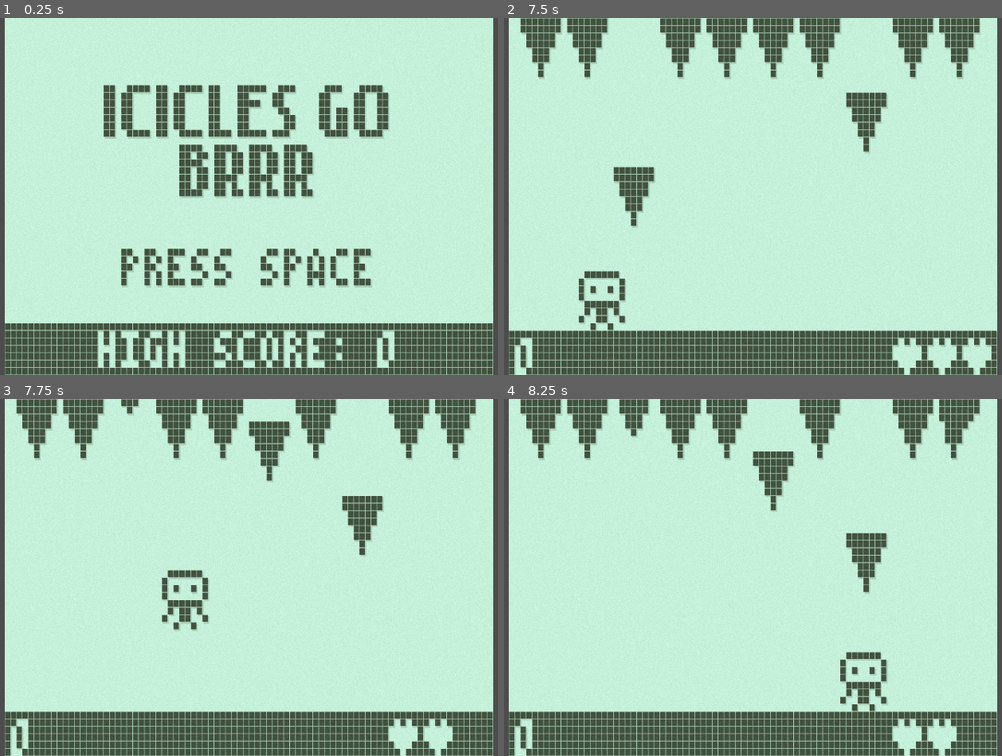
Above: before the commit, frames 1-4 (two rows, left to right).
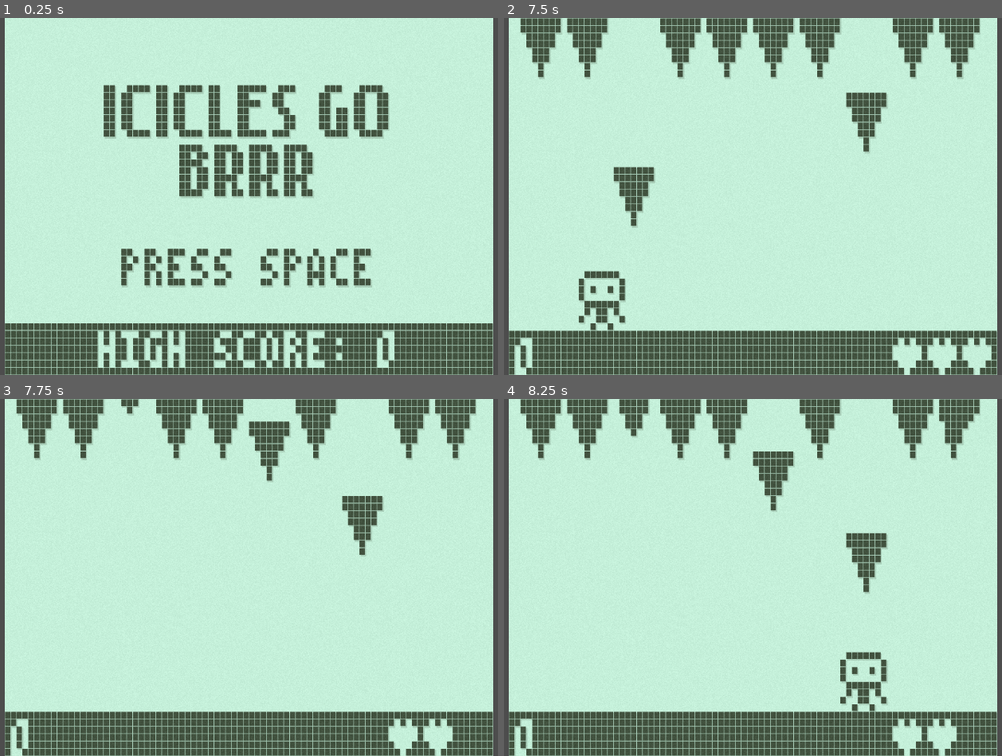
Above: after the commit, the same moments.

Repository: Qowface/nokiajam-6
Game: Godot game, scene res://main.tscn
Same seed, same stepped clock (60 frames per second), same inputs: the game is played once before the commit and once after it.
Inputs:
- Up to frame 1 (0.25 s): no input
- Up to frame 2 (7.5 s): hold Right (move_right) 0.53-2.03 s; tap Space (jump) at 0.77, 1.52, 3.02, 3.77, 4.52, 6.02, 6.77 s; hold Left (move_left) 2.03-2.78 s; hold Right (move_right) 2.78-4.28 s; hold Left (move_left) 4.28-5.03 s; hold Right (move_right) 5.03-5.78 s; hold Left (move_left) 5.78-7.28 s; hold Right (move_right) from 7.28 s (still down)
- Up to frame 3 (7.75 s): keep holding Right (move_right); tap Space (jump) at 7.52 s
- Up to frame 4 (8.25 s): keep holding Right (move_right)

Frames 1-2 are identical in both runs. In frame 3, 0.9% of the frame differs, in the area x 32-42%, y 47-66%; in frame 4, nothing differs.

Commit message:
Play blink animation on player when hit.

Diff:
--- a/scenes/player.tscn
+++ b/scenes/player.tscn
@@ -1,10 +1,47 @@
-[gd_scene load_steps=4 format=3 uid="uid://cpxam4xk4egf2"]
+[gd_scene load_steps=7 format=3 uid="uid://cpxam4xk4egf2"]
 
 [ext_resource type="Script" path="res://scripts/player.gd" id="1_aiv7m"]
 [ext_resource type="Texture2D" uid="uid://b3jm4vdrawplv" path="res://assets/img/player.png" id="2_15kh5"]
 
 [sub_resource type="RectangleShape2D" id="RectangleShape2D_xowam"]
 size = Vector2(8, 8)
+
+[sub_resource type="Animation" id="Animation_d7yww"]
+resource_name = "blink"
+length = 0.4
+tracks/0/type = "value"
+tracks/0/imported = false
+tracks/0/enabled = true
+tracks/0/path = NodePath(".:visible")
+tracks/0/interp = 1
+tracks/0/loop_wrap = true
+tracks/0/keys = {
+"times": PackedFloat32Array(0, 0.1, 0.2, 0.3, 0.4),
+"transitions": PackedFloat32Array(1, 1, 1, 1, 1),
+"update": 1,
+"values": [true, false, true, false, true]
+}
+
+[sub_resource type="Animation" id="Animation_1ym6s"]
+length = 0.001
+tracks/0/type = "value"
+tracks/0/imported = false
+tracks/0/enabled = true
+tracks/0/path = NodePath(".:visible")
+tracks/0/interp = 1
+tracks/0/loop_wrap = true
+tracks/0/keys = {
+"times": PackedFloat32Array(0),
+"transitions": PackedFloat32Array(1),
+"update": 0,
+"values": [true]
+}
+
+[sub_resource type="AnimationLibrary" id="AnimationLibrary_ttx57"]
+_data = {
+"RESET": SubResource("Animation_1ym6s"),
+"blink": SubResource("Animation_d7yww")
+}
 
 [node name="Player" type="CharacterBody2D"]
 script = ExtResource("1_aiv7m")
@@ -16,3 +53,8 @@
 [node name="CollisionShape2D" type="CollisionShape2D" parent="."]
 position = Vector2(4, 4)
 shape = SubResource("RectangleShape2D_xowam")
+
+[node name="AnimationPlayer" type="AnimationPlayer" parent="."]
+libraries = {
+"": SubResource("AnimationLibrary_ttx57")
+}
--- a/scripts/icicle_game.gd
+++ b/scripts/icicle_game.gd
@@ -50,6 +50,7 @@
 
 func _on_icicle_hit_player():
 	AudioPlayer.play_sfx("hit")
+	player.blink()
 	lives -= 1
 	ui.update_hearts(lives)
 	if lives <= 0:
--- a/scripts/player.gd
+++ b/scripts/player.gd
@@ -34,3 +34,7 @@
 
 func die():
 	queue_free()
+
+
+func blink():
+	$AnimationPlayer.play("blink")
